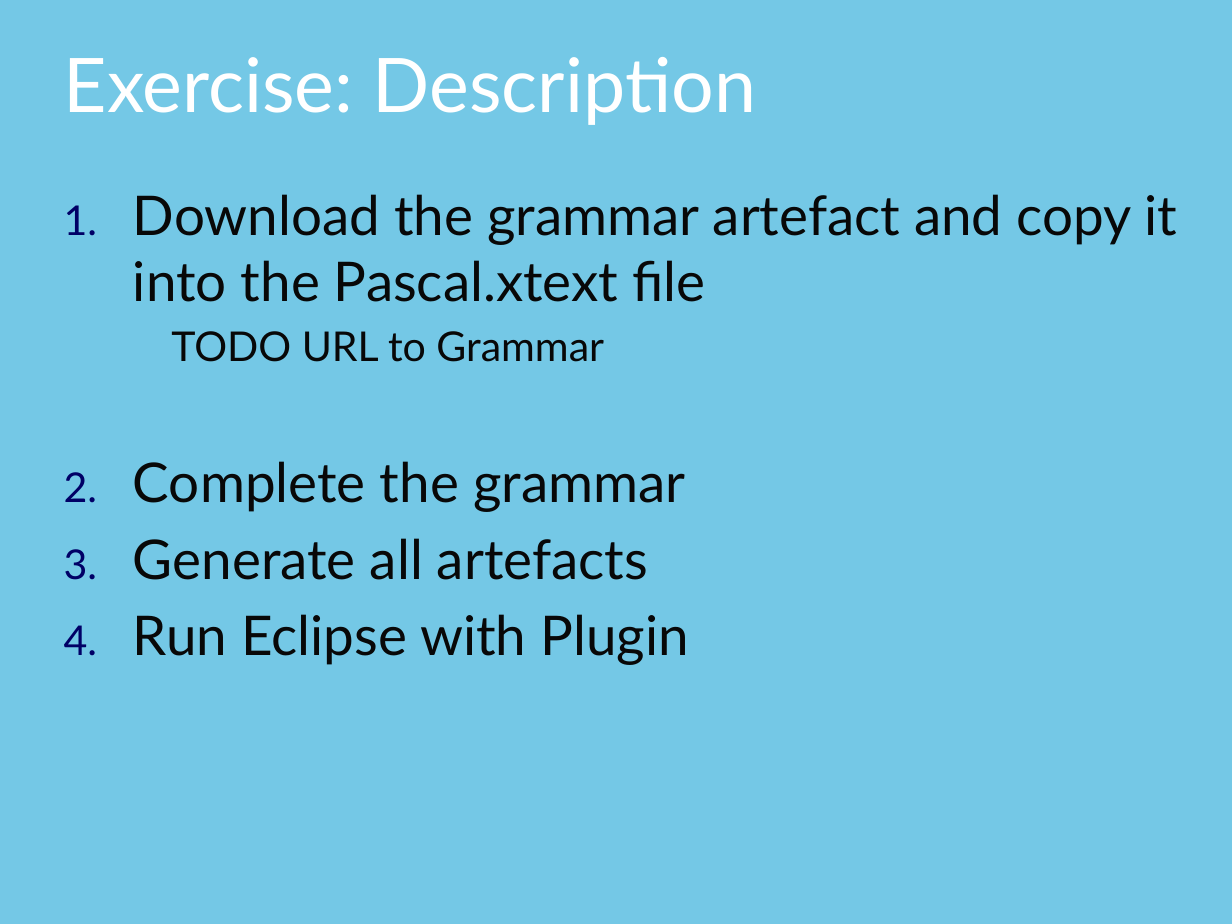
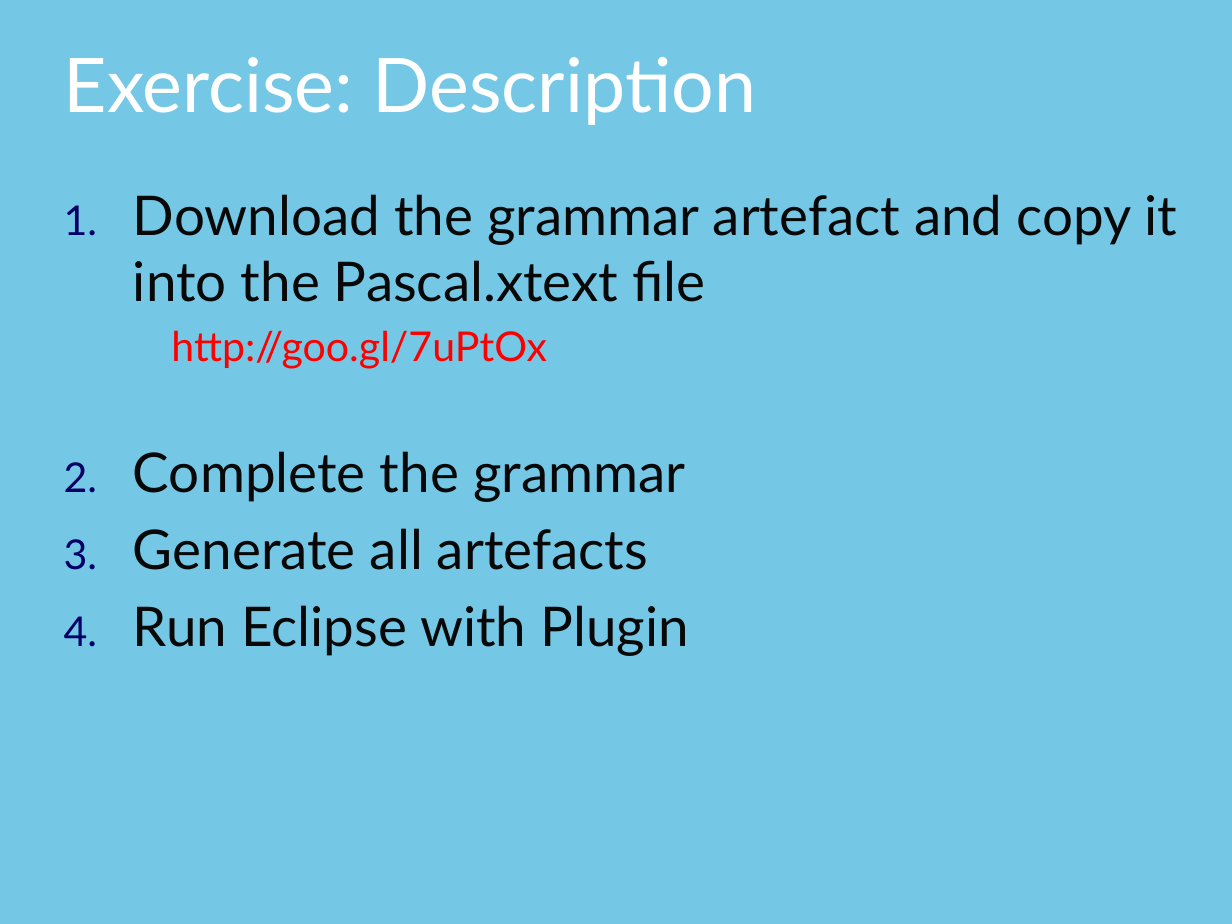
Before and after one commit to thomasfischl/xtext-workshop, a slide deck: slide 30 of xText Workshop.pptx. Drawn at 1232x924 pixels with LibreOffice and Linux fonts; fonts in the diff are those of the drawing; background and template pictures are left out. Boxes give left, top, right and bottom in pixels: in the first picture for what was removed or moved away, otherwise in the second. Text is boxed around its words. In the diff, an @@ line names an element or a change of style, - is before the commit and + after.

Commit message:
Update workshop presentation
Add the artefact urls to the exercises

```diff
--- a/xText Workshop.pptx
+++ b/xText Workshop.pptx
@@ text at (171, 330, 547, 369): text changed; text colour #080808 to #FF0000 @@
-    TODO URL to Grammar
+    http://goo.gl/7uPtOx
```
Also in this commit, not shown: 4 other slides changed.
